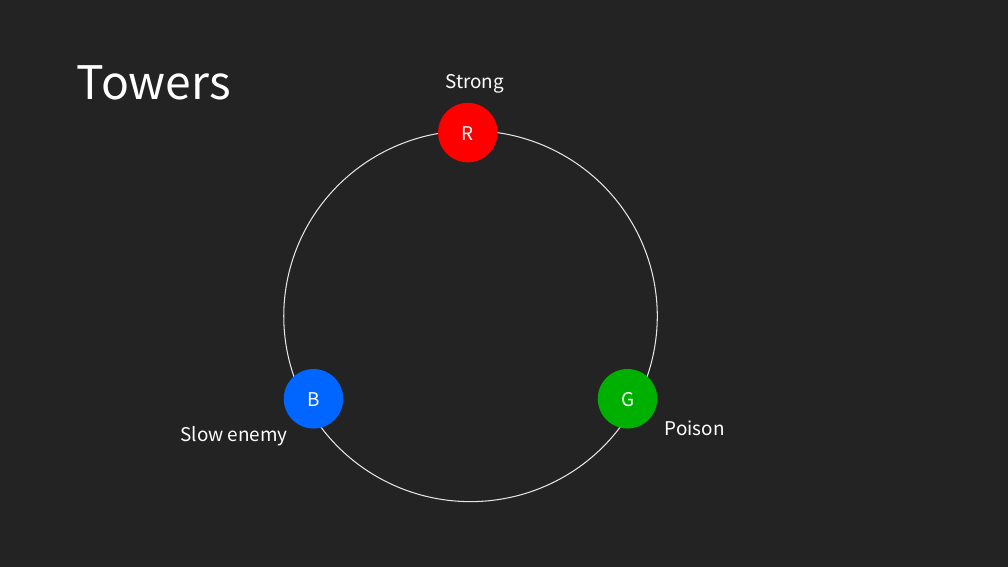
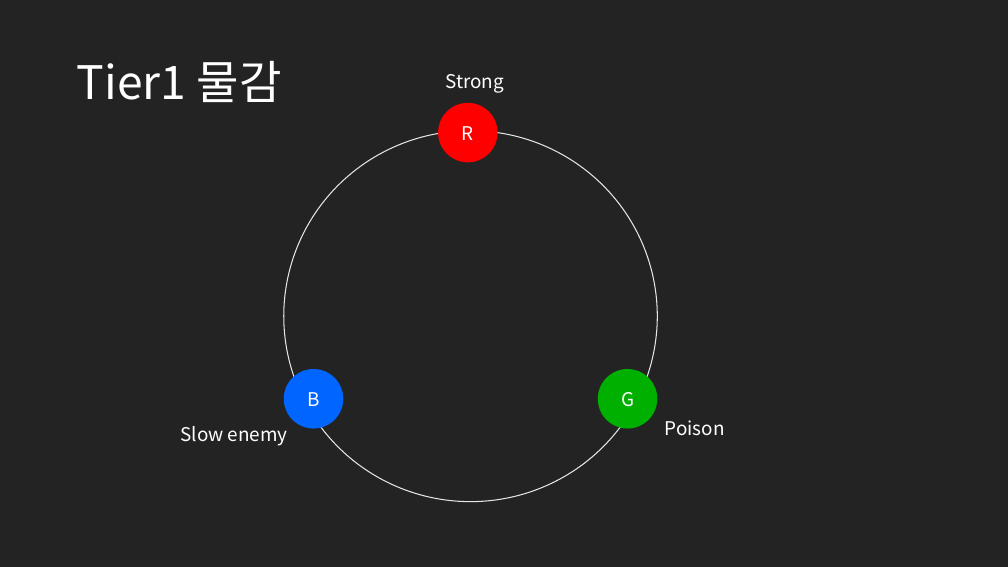
Before and after one commit to ryanking13/dye-td, a slide deck: slide 6 of concepts/HueTD_MainConcepts.pptx (slide 4 before the commit). Drawn at 1008x567 pixels with LibreOffice and Linux fonts; fonts in the diff are those of the drawing. Boxes give left, top, right and bottom in pixels: in the first picture for what was removed or moved away, otherwise in the second. Text is boxed around its words. In the diff, an @@ line names an element or a change of style, - is before the commit and + after.

```diff
--- a/concepts/HueTD_MainConcepts.pptx
+++ b/concepts/HueTD_MainConcepts.pptx
@@ title at (77, 60, 282, 102): text changed @@
-Towers
+Tier1 물감
```
Also in this commit, not shown: 2 other slides changed, 5 slides added, 1 slide removed.
